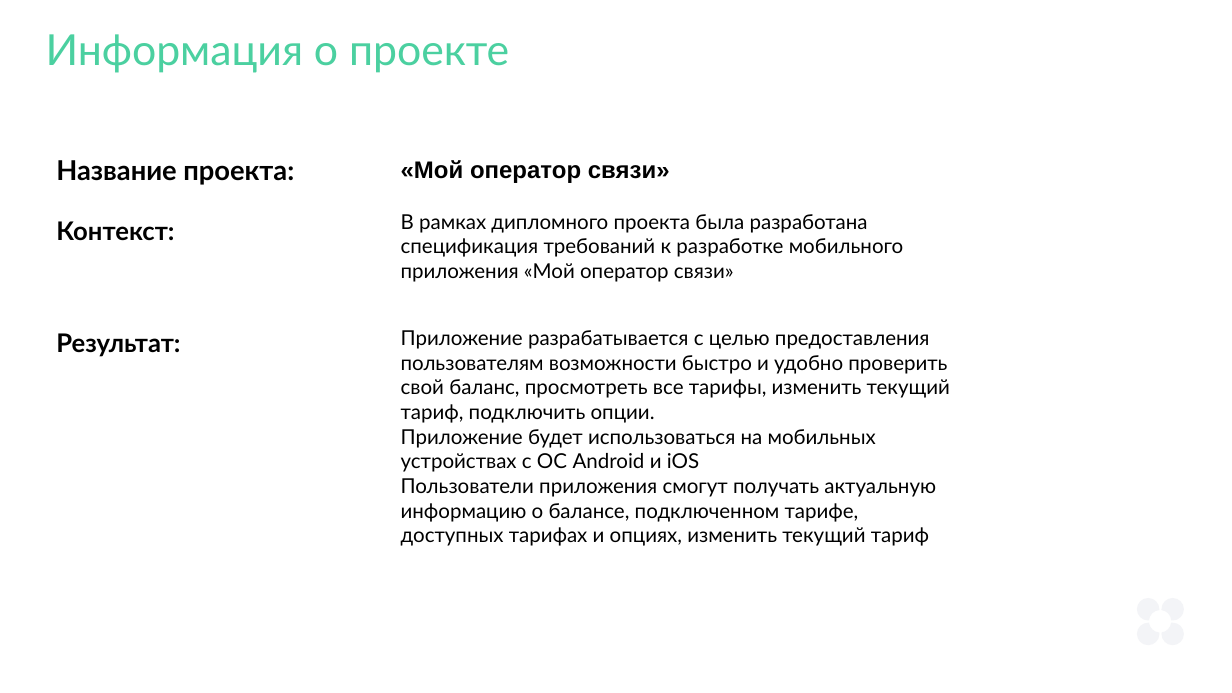
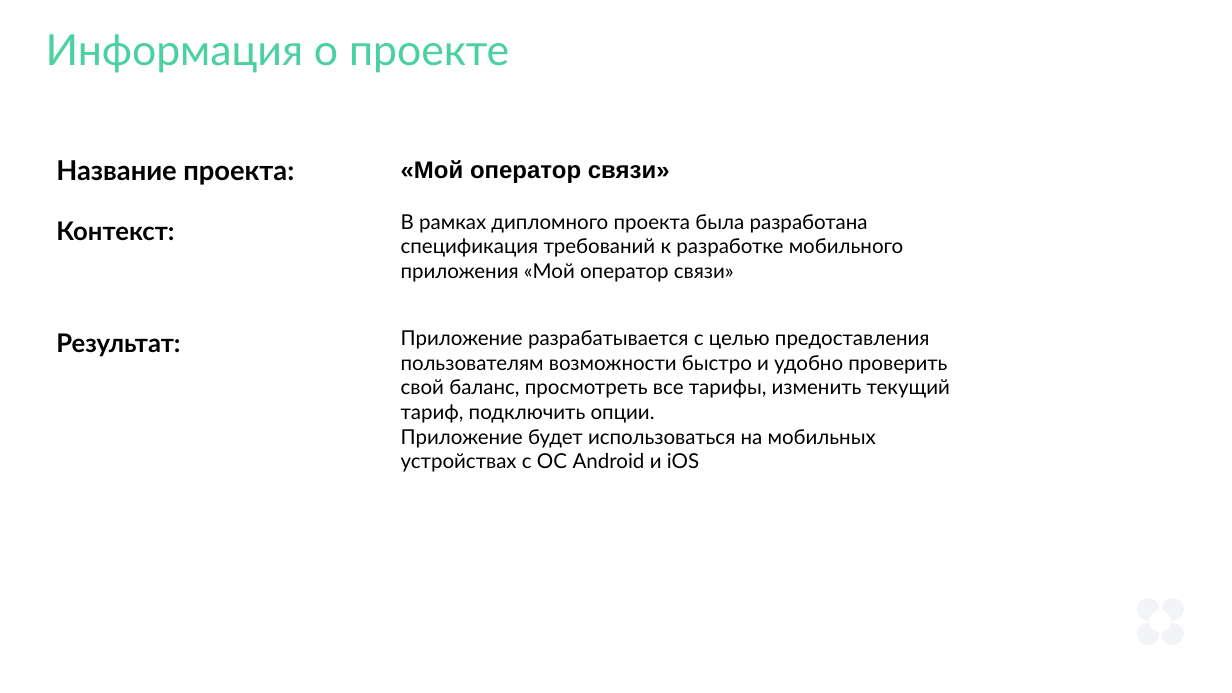
Before and after one commit to denmaloyreb/netology, a slide deck: slide 3 of diploma/Rebenok D.V. SAL-63.pptx. Drawn at 1232x693 pixels with LibreOffice and Linux fonts; fonts in the diff are those of the drawing. Boxes give left, top, right and bottom in pixels: in the first picture for what was removed or moved away, otherwise in the second. Text is boxed around its words. In the diff, an @@ line names an element or a change of style, - is before the commit and + after.

Commit message:
Change presentation

```diff
--- a/diploma/Rebenok D.V. SAL-63.pptx
+++ b/diploma/Rebenok D.V. SAL-63.pptx
@@ text at <box>401,330,950,472</box>: text changed @@
-Приложение разрабатывается с целью предоставления пользователям возможности быстро и удобно проверить свой баланс, просмотреть все тарифы, изменить текущий тариф, подключить опции.
-Приложение будет использоваться на мобильных устройствах с ОС Android и iOS
-Пользователи приложения смогут получать актуальную информацию о балансе, подключенном тарифе, доступных тарифах и опциях, изменить текущий тариф
+Приложение разрабатывается с целью предоставления пользователям возможности быстро и удобно проверить свой баланс, просмотреть все тарифы, изменить текущий тариф, подключить опции.
+Приложение будет использоваться на мобильных устройствах с ОС Android и iOS
```
Also in this commit, not shown: 4 other slides changed, 1 other file.
